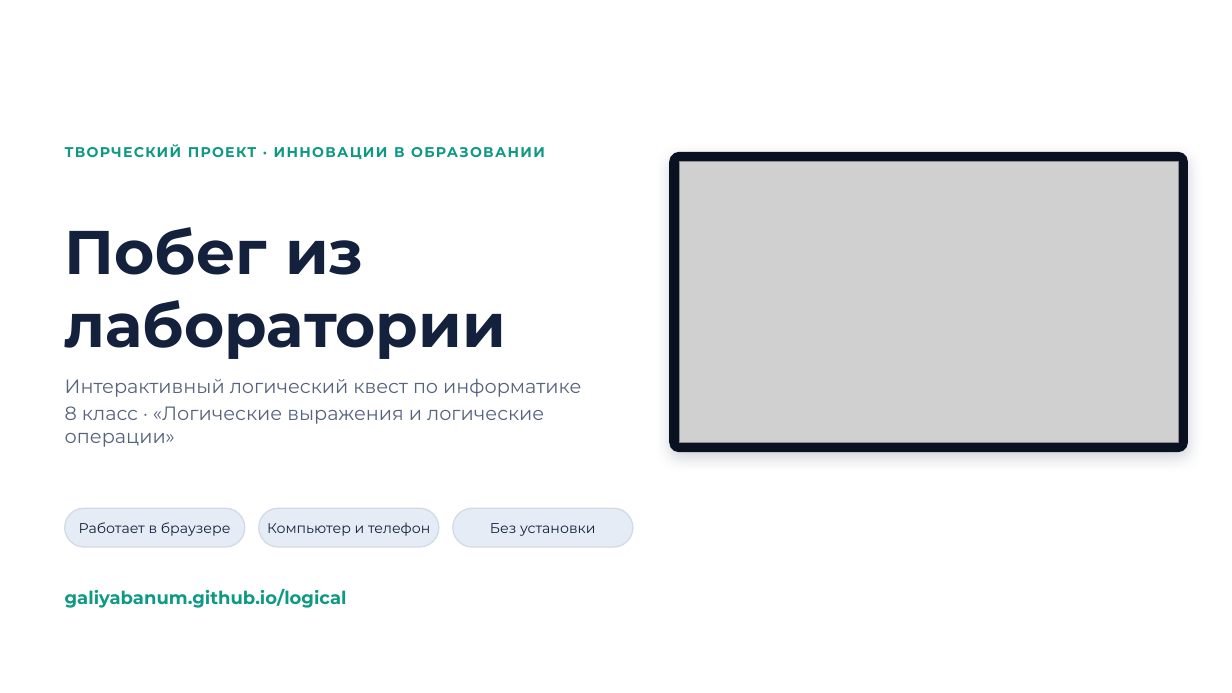
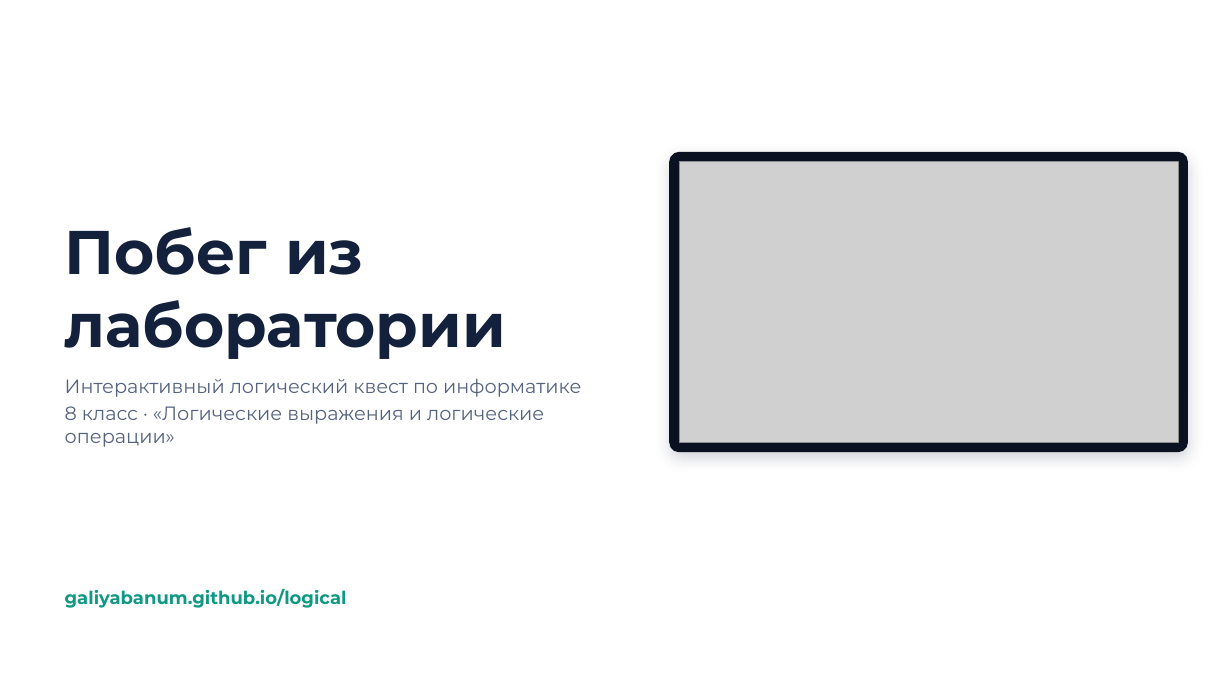
Before and after one commit to galiyabanum/logical, a slide deck: slide 1 of docs/Побег_из_лаборатории_презентация.pptx. Drawn at 1232x693 pixels with LibreOffice and Linux fonts; fonts in the diff are those of the drawing; grey boxes stand for pictures. Boxes give left, top, right and bottom in pixels: in the first picture for what was removed or moved away, otherwise in the second. Text is boxed around its words. In the diff, an @@ line names an element or a change of style, - is before the commit and + after.

```diff
--- a/docs/Побег_из_лаборатории_презентация.pptx
+++ b/docs/Побег_из_лаборатории_презентация.pptx
@@ text removed at [65, 144, 545, 159] @@
-ТВОРЧЕСКИЙ ПРОЕКТ · ИННОВАЦИИ В ОБРАЗОВАНИИ
@@ rounded rectangle removed at [65, 508, 245, 547] @@
@@ rounded rectangle removed at [259, 508, 439, 547] @@
@@ rounded rectangle removed at [453, 508, 633, 547] @@
@@ text removed at [79, 522, 231, 536] @@
-Работает в браузере
@@ text removed at [267, 522, 430, 536] @@
-Компьютер и телефон
@@ text removed at [490, 523, 596, 536] @@
-Без установки
```
